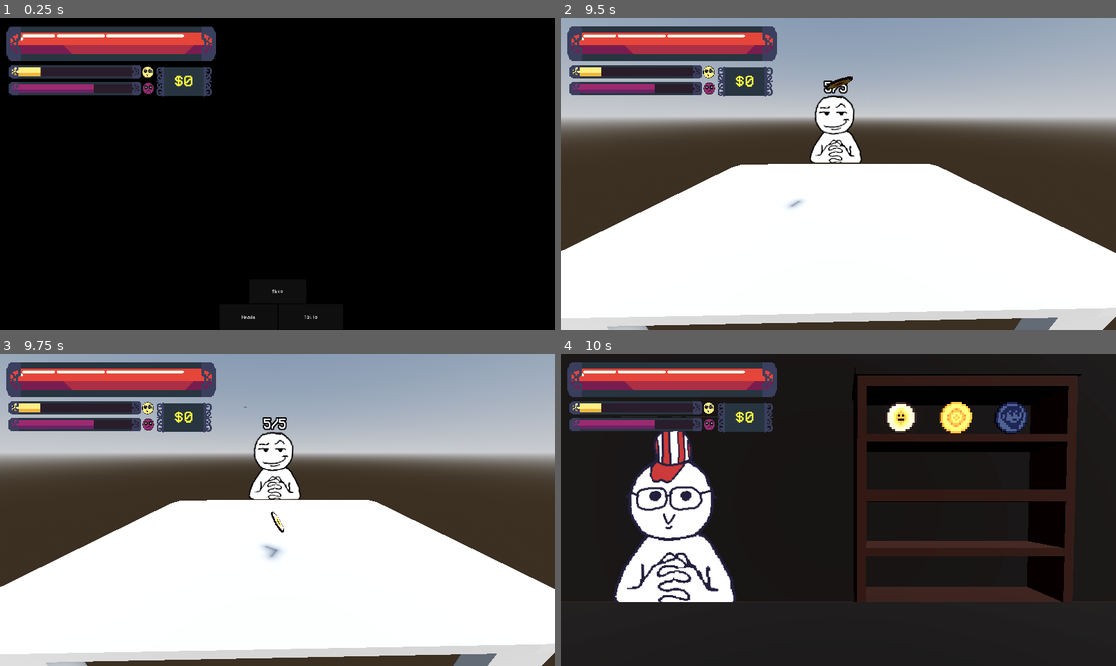
Above: before the commit, frames 1-4 (two rows, left to right).
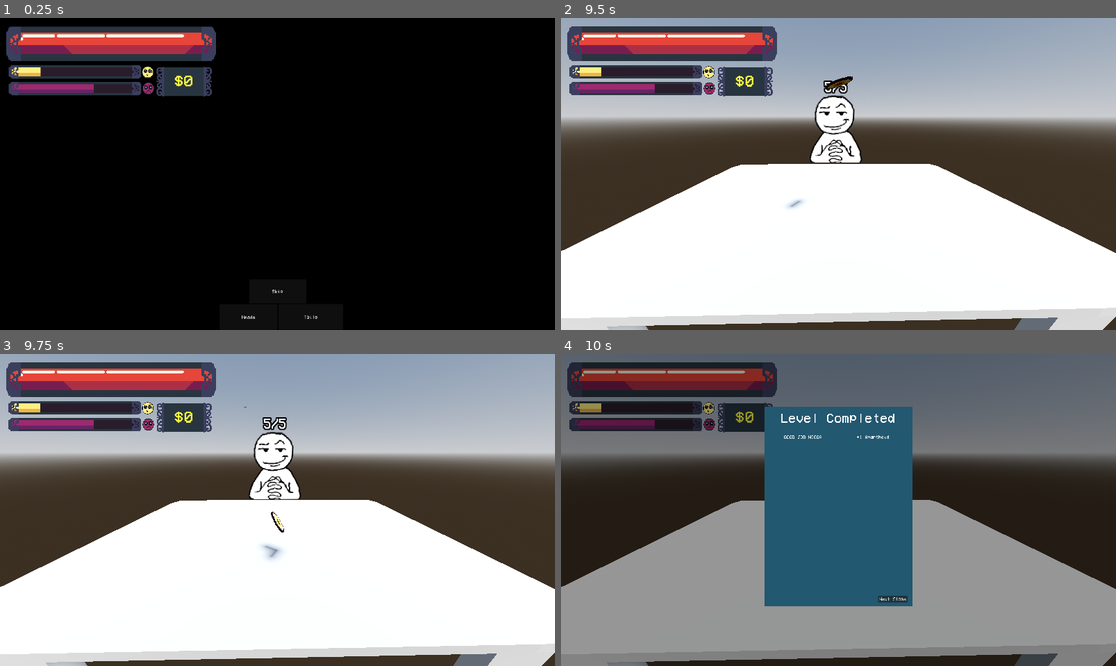
Above: after the commit, the same moments.

Repository: nianjindev/nummus
Game: Godot game, scene res://gui/splash_screen/splash_screen_manager.tscn
Same seed, same stepped clock (60 frames per second), same inputs: the game is played once before the commit and once after it. The engine's default icon, where the game draws it, is replaced by a stand-in: a white triangle on a blue panel in a dark square.
Inputs (mouse positions are in pixels of both pictures, inside the frame that each line leads up to):
- Up to frame 1 (0.25 s): no input
- Up to frame 2 (9.5 s): click "Skip" at 0.5 s; click "Skip" at 1.25 s; click "Heads" at 2 s; click "Tails" at 2.75 s; click "Heads" at 3.5 s; click "Tails" at 4.25 s; click "Heads" at 5 s; click "Tails" at 5.75 s; click "Play" at 6.5 s; click "Skip" at 7.25 s; click "Skip" at 8 s; click "Heads" at 8.75 s
- Up to frame 3 (9.75 s): tap Enter at 9.5 s; move the mouse to (399, 494) at 9.52 s
- Up to frame 4 (10 s): tap Space at 9.77 s

Frames 1-3 are identical in both runs. In frame 4, 85% of the frame differs, in the area x 0-100%, y 0-100%.

Commit message:
basic level completed ui done

Diff:
--- a/nummus-game/autoload/signalbus.gd
+++ b/nummus-game/autoload/signalbus.gd
@@ -27,6 +27,7 @@
 signal toggle_coin_flip_ui(show: bool)
 @warning_ignore("unused_signal")
 signal toggle_bar_ui(show: bool)
+signal toggle_level_completed_ui(show: bool)
 
 
 func _ready():
@@ -43,8 +44,8 @@
 		Globals.in_favor = false
 
 func _on_current_enemy_defeated():
-	Signalbus.toggle_game_ui.emit(false)
-	LevelManager.next_stage()
+	toggle_level_completed_ui.emit(true)
+
 	# open win menu
 
 func _on_fortune_changed(add: bool, amount: int, update_ui: bool):
--- a/nummus-game/gui/game_ui.gd
+++ b/nummus-game/gui/game_ui.gd
@@ -2,9 +2,12 @@
 
 @onready var coin_flip_buttons: Control = $CoinFlipButtons
 
+
 func _ready():
+	%LevelCompleted.hide()
 	Signalbus.toggle_game_ui.connect(toggle_all)
 	Signalbus.toggle_coin_flip_ui.connect(_on_coin_flip_ui_toggled)
+	Signalbus.toggle_level_completed_ui.connect(_on_level_completed_toggled)
 
 
 
@@ -26,3 +29,11 @@
 
 func _on_skip_pressed() -> void:
 	Signalbus.coin_flipped.emit(Sides.SKIP)
+
+func _on_level_completed_toggled(show: bool) -> void:
+	Signalbus.toggle_coin_flip_ui.emit(false)
+	%LevelCompleted.visible = show
+
+func _on_next_stage_pressed() -> void:
+	LevelManager.next_stage()
+	toggle_all(false)
--- a/nummus-game/gui/game_ui.tscn
+++ b/nummus-game/gui/game_ui.tscn
@@ -1,6 +1,9 @@
-[gd_scene load_steps=2 format=3 uid="uid://nv30vjbkrio1"]
+[gd_scene load_steps=3 format=3 uid="uid://nv30vjbkrio1"]
 
 [ext_resource type="Script" uid="uid://c303jsbk6o67u" path="res://gui/game_ui.gd" id="1_lqx5y"]
+
+[sub_resource type="StyleBoxFlat" id="StyleBoxFlat_vdk76"]
+bg_color = Color(0.13433978, 0.34444046, 0.44050446, 1)
 
 [node name="GameUI" type="Control"]
 layout_mode = 3
@@ -65,6 +68,75 @@
 focus_mode = 0
 text = "Skip"
 
+[node name="LevelCompleted" type="ColorRect" parent="."]
+unique_name_in_owner = true
+layout_mode = 1
+anchors_preset = 8
+anchor_left = 0.5
+anchor_top = 0.5
+anchor_right = 0.5
+anchor_bottom = 0.5
+offset_left = -960.0
+offset_top = -540.0
+offset_right = 960.0
+offset_bottom = 540.0
+grow_horizontal = 2
+grow_vertical = 2
+color = Color(0, 0, 0, 0.4117647)
+
+[node name="PanelContainer" type="PanelContainer" parent="LevelCompleted"]
+layout_mode = 0
+offset_left = 704.0
+offset_top = 183.0
+offset_right = 1216.0
+offset_bottom = 874.0
+theme_override_styles/panel = SubResource("StyleBoxFlat_vdk76")
+
+[node name="MarginContainer" type="MarginContainer" parent="LevelCompleted/PanelContainer"]
+layout_mode = 2
+theme_override_constants/margin_left = 14
+theme_override_constants/margin_top = 17
+theme_override_constants/margin_right = 17
+theme_override_constants/margin_bottom = 14
+
+[node name="VBoxContainer" type="VBoxContainer" parent="LevelCompleted/PanelContainer/MarginContainer"]
+layout_mode = 2
+theme_override_constants/separation = 40
+
+[node name="Label" type="Label" parent="LevelCompleted/PanelContainer/MarginContainer/VBoxContainer"]
+layout_mode = 2
+size_flags_vertical = 0
+theme_override_font_sizes/font_size = 45
+text = "Level Completed"
+horizontal_alignment = 1
+
+[node name="HBoxContainer" type="HBoxContainer" parent="LevelCompleted/PanelContainer/MarginContainer/VBoxContainer"]
+layout_mode = 2
+
+[node name="Achievement" type="RichTextLabel" parent="LevelCompleted/PanelContainer/MarginContainer/VBoxContainer/HBoxContainer"]
+layout_mode = 2
+size_flags_horizontal = 3
+size_flags_vertical = 3
+text = "GOOD JOB NIGGA
+"
+fit_content = true
+horizontal_alignment = 1
+
+[node name="Gained" type="RichTextLabel" parent="LevelCompleted/PanelContainer/MarginContainer/VBoxContainer/HBoxContainer"]
+layout_mode = 2
+size_flags_horizontal = 3
+text = "+1 Apartheid"
+fit_content = true
+horizontal_alignment = 1
+
+[node name="NextStage" type="Button" parent="LevelCompleted/PanelContainer/MarginContainer/VBoxContainer"]
+layout_mode = 2
+size_flags_horizontal = 8
+size_flags_vertical = 10
+text = "Next Stage"
+icon_alignment = 2
+
 [connection signal="pressed" from="CoinFlipButtons/Heads" to="." method="_on_heads_pressed"]
 [connection signal="pressed" from="CoinFlipButtons/Tails" to="." method="_on_tails_pressed"]
 [connection signal="pressed" from="CoinFlipButtons/Skip" to="." method="_on_skip_pressed"]
+[connection signal="pressed" from="LevelCompleted/PanelContainer/MarginContainer/VBoxContainer/NextStage" to="." method="_on_next_stage_pressed"]
